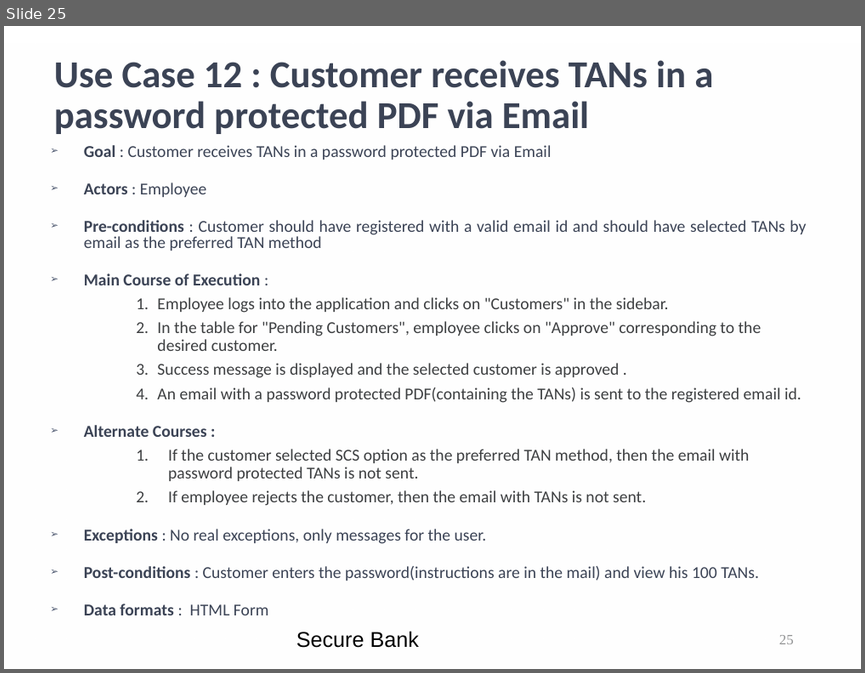
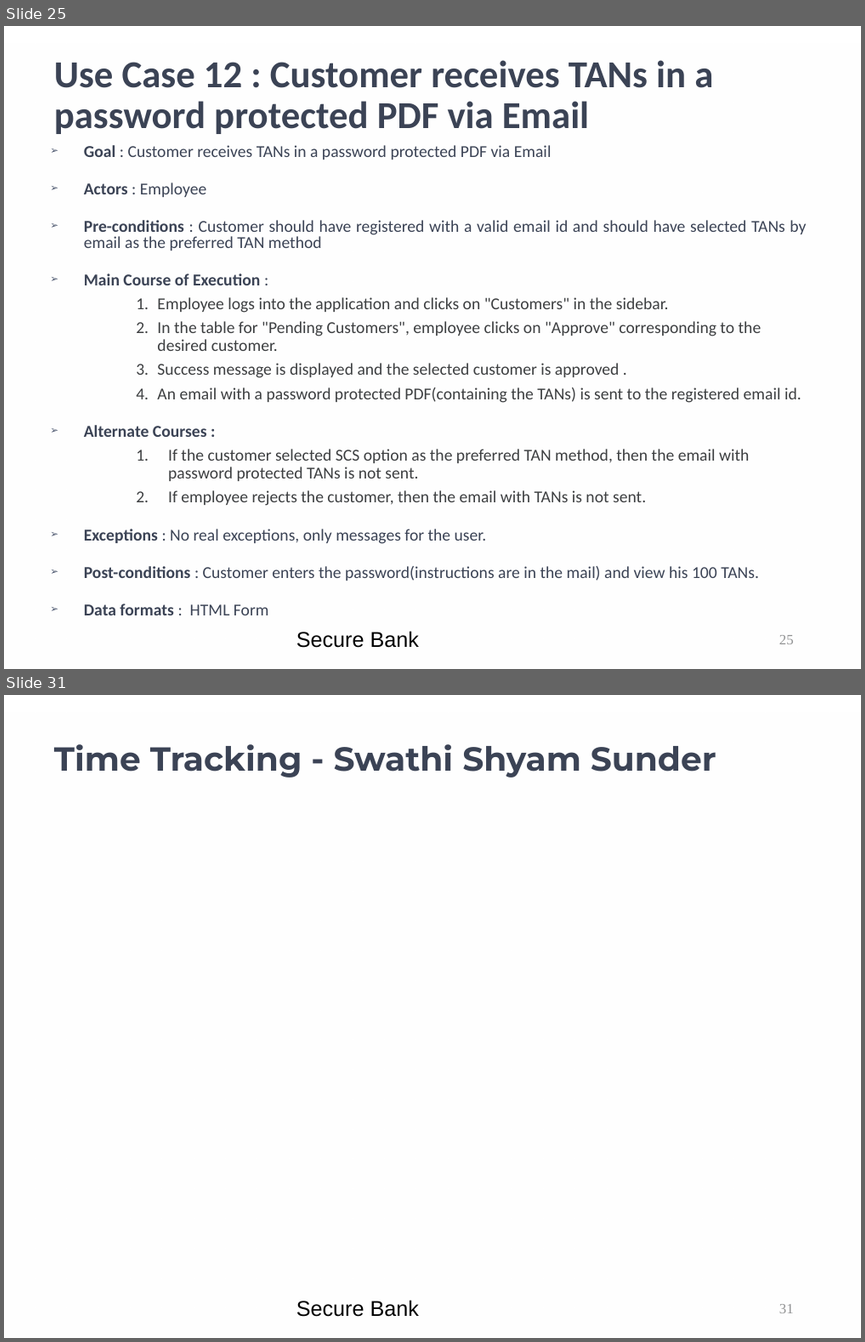
Before and after one commit to kwuerl/secure-coding-team-8, a slide deck: presentations/Phase3.ppt. Shown one above the other, each under a label of ours: slide 25 before the commit, slides 25 and 31 after it; the slides between them are not shown. The pictures are 865x673 and 865x1342 pixels, drawn with LibreOffice and Linux fonts; fonts in the diff are those of the drawing; background and template pictures are left out. Boxes give left, top, right and bottom in pixels: in the first picture for what was removed or moved away, otherwise in the second. Text is boxed around its words. In the diff, an @@ line names an element or a change of style, - is before the commit and + after.

```diff
--- a/presentations/Phase3.ppt
+++ b/presentations/Phase3.ppt
@@ slide 31 added at (x1=4, y1=695, x2=861, y2=1338), background picture (left out); not listed: 1 template element that a slide beside it also shows @@
@@ title added at (x1=54, y1=744, x2=716, y2=777), 28 pt, text #3B4355, bold @@
+Time Tracking - Swathi Shyam Sunder
@@ text added at (x1=296, y1=1299, x2=419, y2=1316), 18 pt, text #000000 @@
+Secure Bank
@@ page number added at (x1=779, y1=1304, x2=794, y2=1313), 12 pt, text #919293 @@
+31
```
Also in this commit, not shown: 10 slides changed, 7 other slides added.
